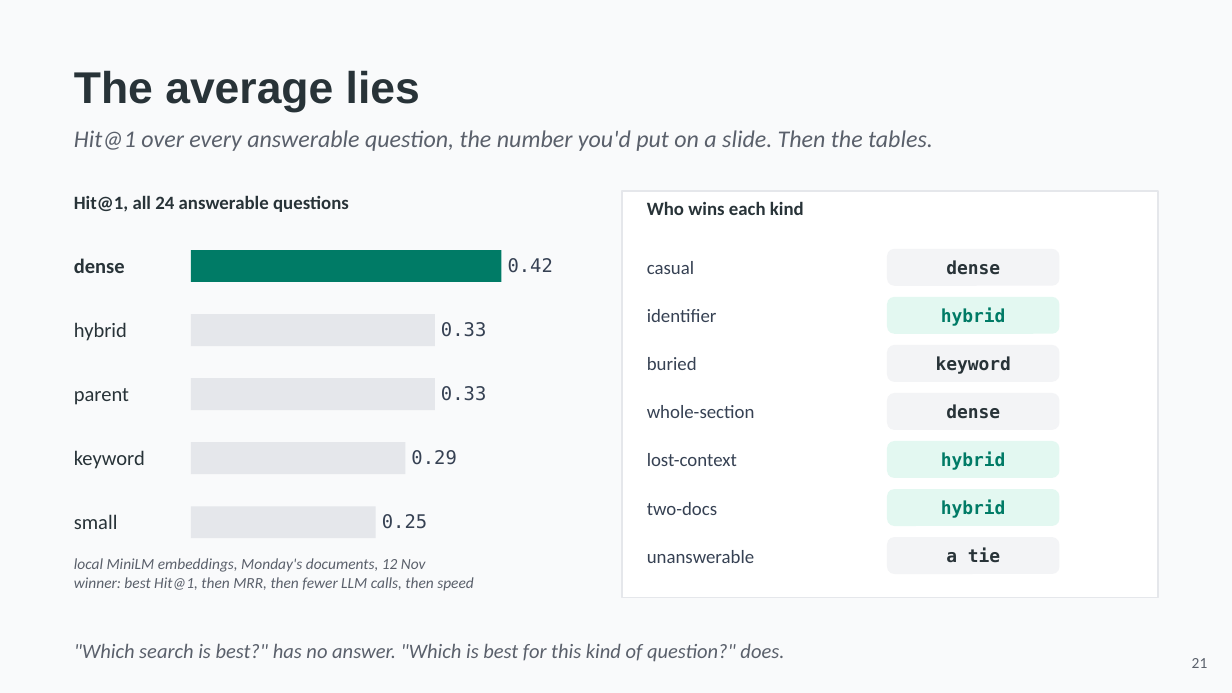
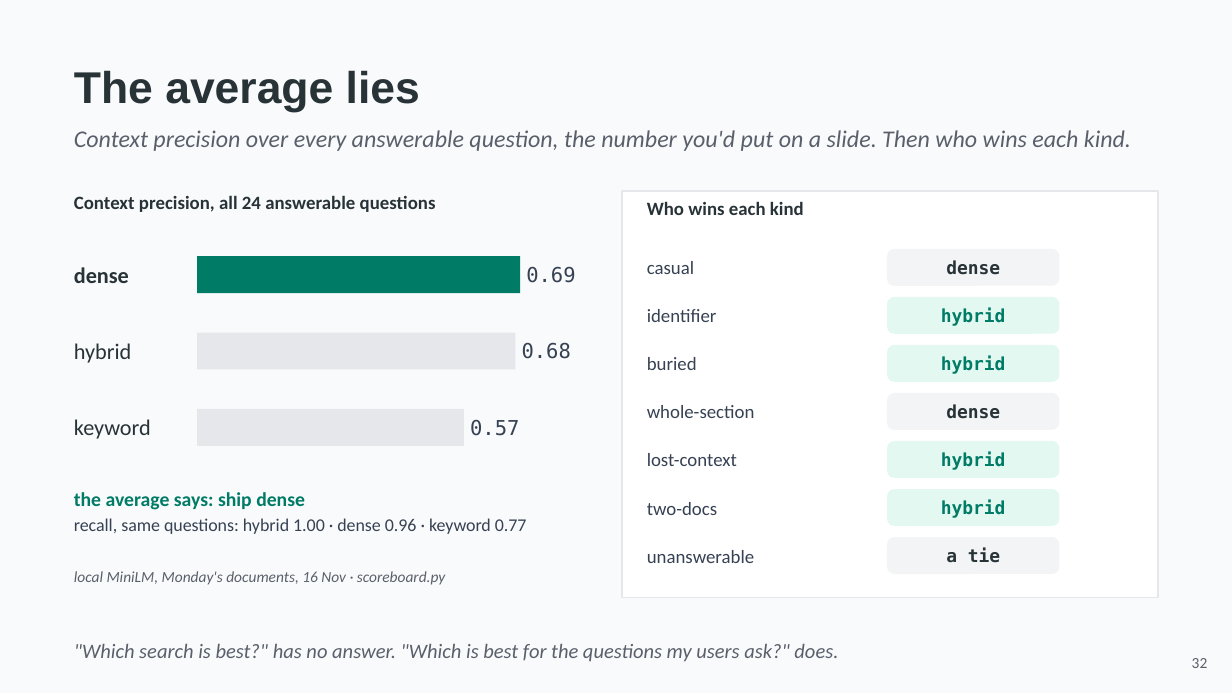
Before and after one commit to hasankanaan26/acme-desk, a slide deck: slide 32 of slides/part3-retrieval.pptx (slide 21 before the commit). Drawn at 1232x693 pixels with LibreOffice and Linux fonts; fonts in the diff are those of the drawing. Boxes give left, top, right and bottom in pixels: in the first picture for what was removed or moved away, otherwise in the second. Text is boxed around its words. In the diff, an @@ line names an element or a change of style, - is before the commit and + after.

```diff
--- a/slides/part3-retrieval.pptx
+++ b/slides/part3-retrieval.pptx
@@ text at (74, 130, 1131, 151): text changed @@
-Hit@1 over every answerable question, the number you'd put on a slide. Then the tables.
+Context precision over every answerable question, the number you'd put on a slide. Then who wins each kind.
@@ text at (74, 195, 436, 212): text changed @@
-Hit@1, all 24 answerable questions
+Context precision, all 24 answerable questions
@@ rectangle: place and size @@
-rectangle at (191, 250, 501, 282)
+rectangle at (197, 256, 520, 293)
@@ text at (526, 267, 575, 283): text changed; size 11 to 12 pt @@
-0.42
+0.69
@@ text "hybrid": place and size @@
-text "hybrid" at (74, 322, 127, 341)
+text "hybrid" at (74, 343, 131, 363)
@@ rectangle: place and size @@
-rectangle at (191, 314, 435, 346)
+rectangle at (197, 333, 515, 370)
@@ text at (522, 342, 571, 359): text changed; size 11 to 12 pt @@
-0.33
+0.68
@@ rounded rectangle at (887, 345, 1060, 382): fill #F3F4F6 to #E3F8F1 @@
@@ text at (941, 356, 1005, 374): text changed; text colour #283338 to #007B66 @@
-keyword
+hybrid
@@ text removed at (74, 388, 129, 405) @@
-parent
@@ size 12 to 13 pt in 3 elements at (74, 267, 129, 283), (74, 343, 131, 363), (74, 419, 151, 439) @@
@@ text "keyword": place and size @@
-text "keyword" at (74, 450, 145, 469)
+text "keyword" at (74, 419, 151, 439)
@@ rectangle: place and size @@
-rectangle at (191, 378, 435, 410)
+rectangle at (197, 409, 464, 446)
@@ rectangle removed at (191, 442, 405, 474) @@
@@ text at (470, 420, 519, 436): text changed; size 11 to 12 pt @@
-0.33
+0.57
@@ text removed at (411, 450, 456, 465) @@
-0.29
@@ text added at (74, 492, 527, 534), 10.5 pt, text #364153 @@
+the average says: ship dense
+recall, same questions: hybrid 1.00 · dense 0.96 · keyword 0.77
@@ rectangle removed at (191, 506, 376, 538) @@
@@ text removed at (74, 514, 118, 529) @@
-small
@@ text removed at (382, 514, 427, 529) @@
-0.25
@@ text removed at (74, 558, 474, 591) @@
-local MiniLM embeddings, Monday's documents, 12 Nov
-winner: best Hit@1, then MRR, then fewer LLM calls, then speed
@@ text added at (74, 571, 445, 585), 9 pt, text #5A606B, italic @@
+local MiniLM, Monday's documents, 16 Nov · scoreboard.py
@@ text at (74, 644, 838, 662): text changed @@
-"Which search is best?" has no answer. "Which is best for this kind of question?" does.
+"Which search is best?" has no answer. "Which is best for the questions my users ask?" does.
@@ text at (1192, 658, 1208, 668): text changed @@
-21
+32
```
Also in this commit, not shown: 21 other slides changed, 22 slides added, 16 slides removed, 48 other files.
